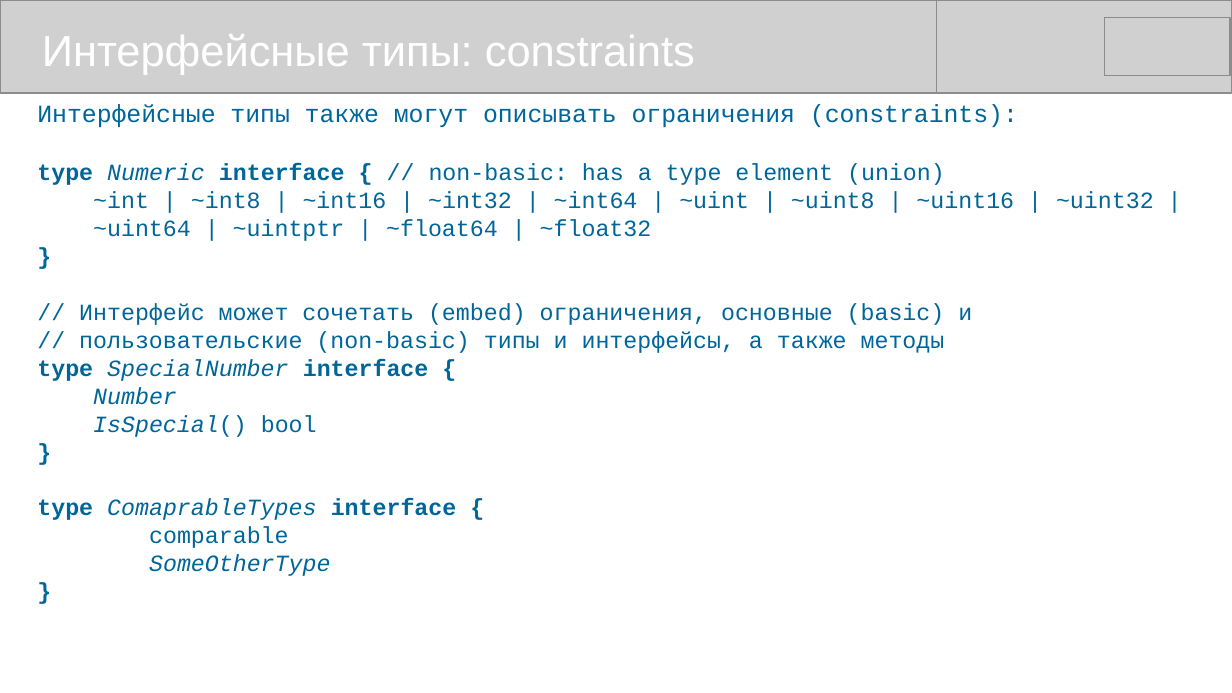
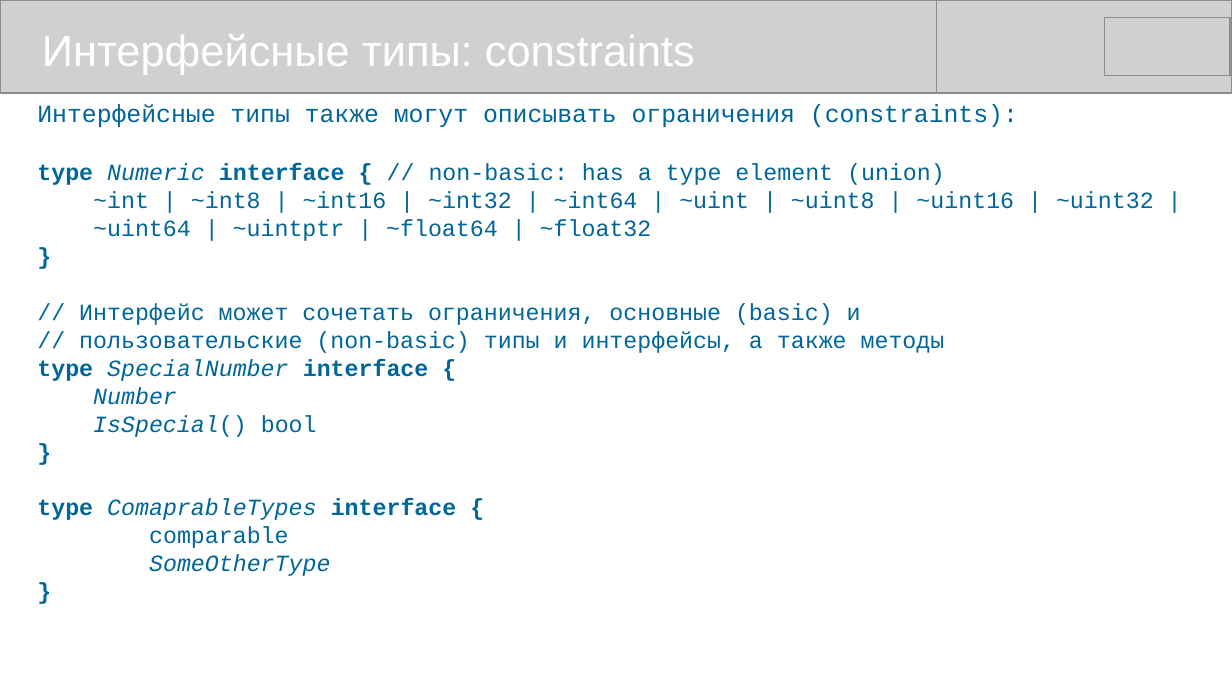
Before and after one commit to mike-shock/Go_language, a slide deck: slide 35 of Go_Review.odp. Drawn at 1232x693 pixels with LibreOffice and Linux fonts; fonts in the diff are those of the drawing; grey boxes stand for pictures. Boxes give left, top, right and bottom in pixels: in the first picture for what was removed or moved away, otherwise in the second. Text is boxed around its words. In the diff, an @@ line names an element or a change of style, - is before the commit and + after.

```diff
--- a/Go_Review.odp
+++ b/Go_Review.odp
@@ text at (79, 303, 861, 325): text changed @@
-// Интерфейс может сочетать (embed) ограничения, основные (basic) и
+// Интерфейс может сочетать ограничения, основные (basic) и
```
Also in this commit, not shown: 3 other slides changed, 1 other file.
